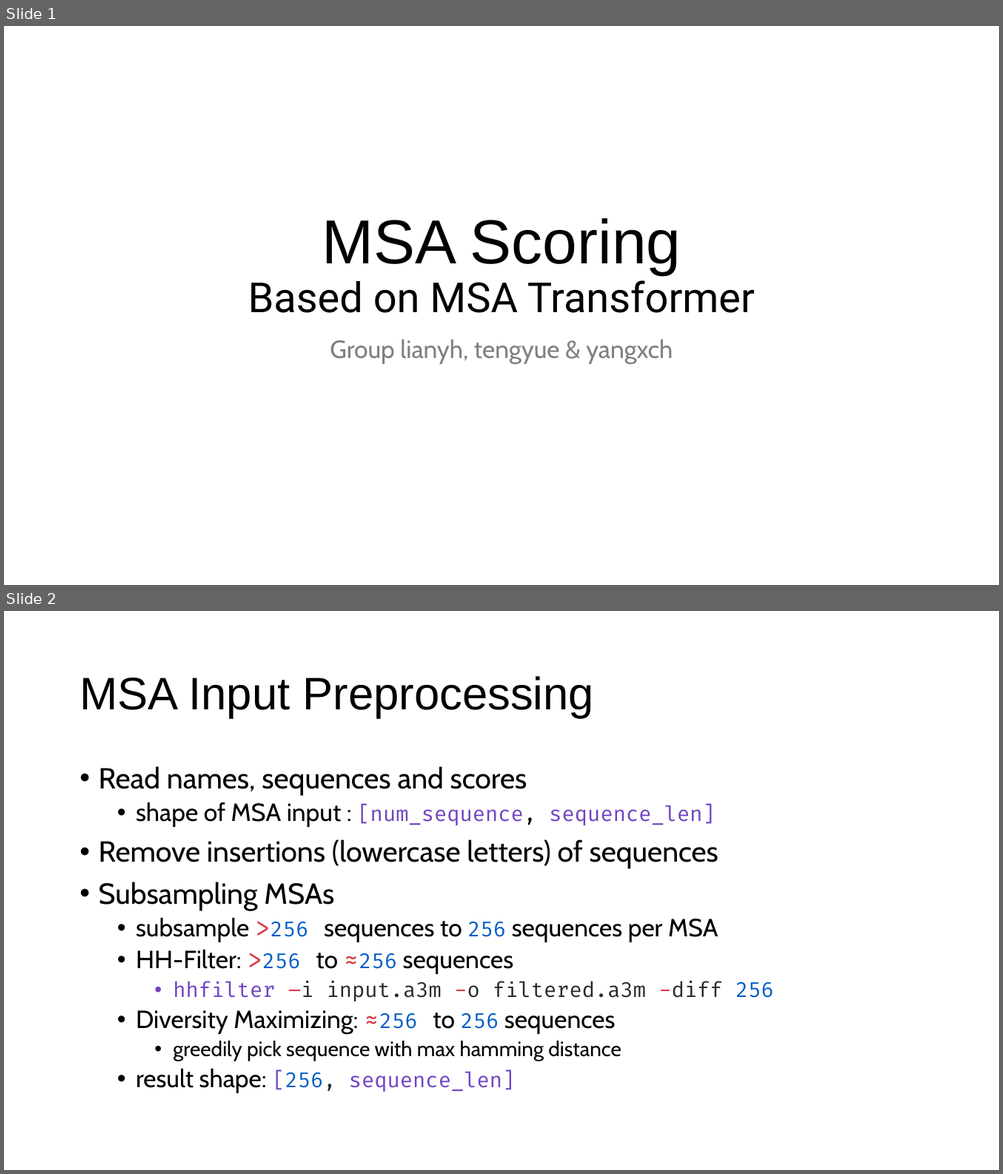
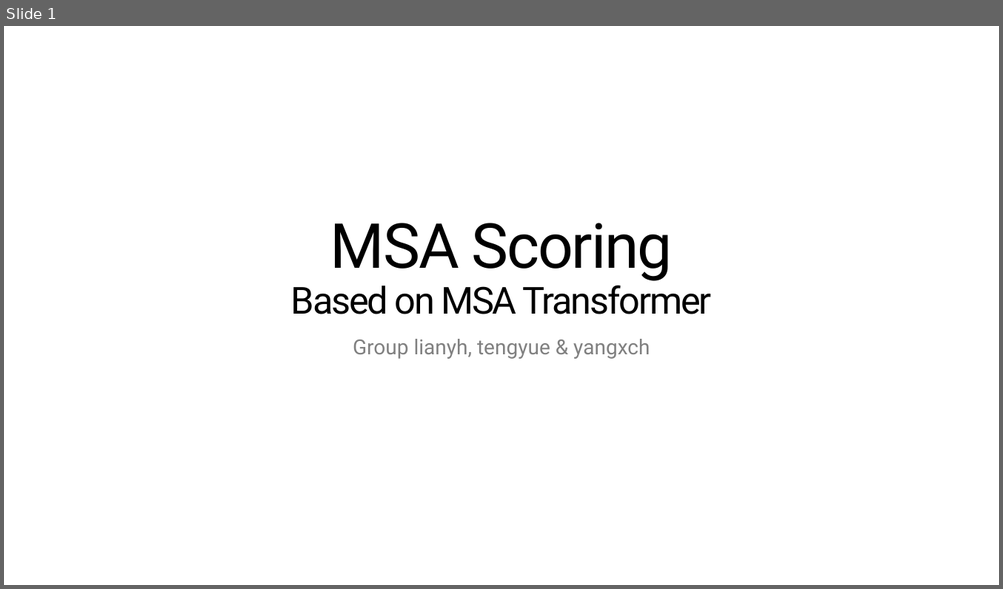
Before and after one commit to NaiL23/ShanghaiTech-CS177H-MSA-Scoring, a slide deck: report/presentation.pptx. Shown one above the other, each under a label of ours: slides 1 and 2 before the commit, slide 1 after it. The pictures are 1003x1174 and 1003x589 pixels, drawn with LibreOffice and Linux fonts; fonts in the diff are those of the drawing. Boxes give left, top, right and bottom in pixels: in the first picture for what was removed or moved away, otherwise in the second. Text is boxed around its words. In the diff, an @@ line names an element or a change of style, - is before the commit and + after.

```diff
--- a/report/presentation.pptx
+++ b/report/presentation.pptx
@@ slide 2 removed at (4, 611, 999, 1170), background #FFFFFF @@
@@ title removed at (79, 676, 594, 718) @@
-MSA Input Preprocessing
@@ text removed at (99, 766, 774, 1093) @@
-• Read names, sequences and scores
-  • shape of MSA input : [num_sequence, sequence_len]
-• Remove insertions (lowercase letters) of sequences
-• Subsampling MSAs
-  • subsample >256 sequences to 256 sequences per MSA
-  • HH-Filter: >256 to ≈256 sequences
-    • hhfilter –i input.a3m -o filtered.a3m -diff 256
-  • Diversity Maximizing: ≈256 to 256 sequences
-    • greedily pick sequence with max hamming distance
-  • result shape: [256, sequence_len]
@@ slide 1 changed as well @@
@@ title "MSA Scoring Based on MSA ..." at (291, 223, 711, 315): size 40 to 36 pt in "Based on MSA Transformer"; font Arial to Roboto in "MSA Scoring"; letter spacing 0 to -1.5 pt @@
@@ subtitle "Group lianyh, tengyue & yangxch" at (353, 339, 649, 359): size 24 to 20 pt, font Cabin to Roboto @@
```
Also in this commit, not shown: 1 other slide changed, 12 slides added, 6 other slides removed, 4 other files.
